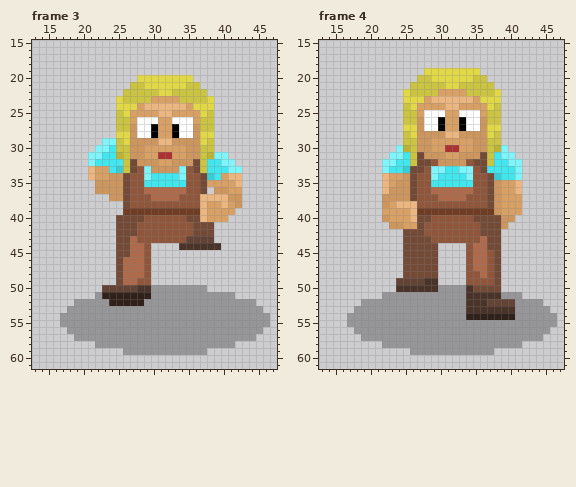
Pixel-art file -- First Day At The Dyrepark/Dyrepark/Sprites/Zoo Worker.aseprite. Above: the version before the commit.
64x64 pixels, 15 frames. Colours within 5 levels of each other are drawn and written as one. Shown: frame 3: x 13..47, y 15..61; frame 4: x 13..47, y 15..61. The commit also changed other frames, which this record leaves out.
The same view after the edit:
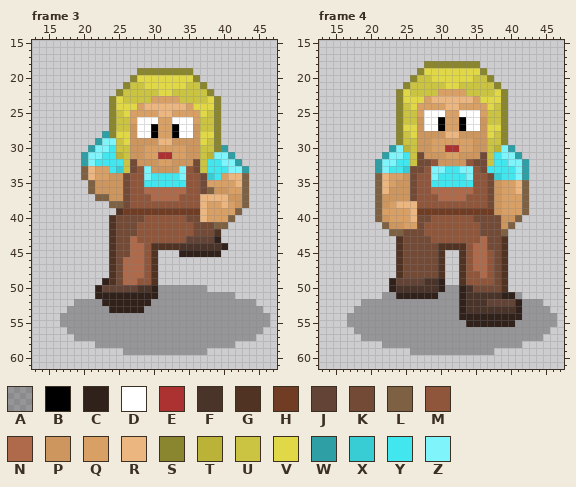
Palette (. is transparent): A #00000044  B #000000  C #30211a  D #ffffff  E #ac3232  F #4a3328  G #513324  H #703c23  J #624335  K #724a36  L #7e6142  M #8f563b  N #ae6a4a  P #cd965e  Q #d9a066  R #ecb680  S #8a8630  T #bab337  U #cbc442  V #e0d846  W #2e9fa4  X #38cdd4  Y #42e6ee  Z #7ff4fa
Diff:
layer "Layer 4" added
Changed rows in their new state; - is an unchanged pixel.
Frame 3, layer "Layer 4":
first column x 20:
19 --------SSSSSSSS--------
20 -------S--------S-------
21 ------S----------S------
22 -----S------------S-----
23 ----S--------------S----
24 ----S--------------S----
25 ----S--------------S----
26 ----S--------------S----
27 ----S--------------S----
28 ---WS--------------S----
29 --W----------------S----
30 -W-----------------SW---
31 W--------------------W--
32 W---------------------W-
33 L----------------------W
34 L----------------------L
35 -L---------------------L
36 -L----------------L----L
37 --LL-------------------L
38 ----LL-----------------L
39 -----G----------------L-
40 ----G----------------L--
41 ----G--------------LL---
42 ----G--------------G----
43 ----G--------------C----
44 ----G-----GGGG------C---
45 ----G-----G---CCCCCC----
46 ----G-----G-------------
47 ----G-----G-------------
48 ----G-----G-------------
49 ---CG-----G-------------
50 --C-------C-------------
51 --C-------C-------------
52 ---C-----C--------------
53 ----CCCCC---------------
Frame 4, layer "Layer 4":
first column x 21:
18 -------SSSSSSSS-------
19 ------S--------S------
20 -----S----------S-----
21 ----S------------S----
22 ---S--------------S---
23 ---S--------------S---
24 ---S--------------S---
25 ---S--------------S---
26 ---S--------------S---
27 ---S--------------S---
28 ---S--------------S---
29 ---S--------------S---
30 --W----------------W--
31 -W------------------W-
32 W--------------------W
33 W--------------------W
34 L--------------------W
35 L--------------------L
36 L--------------------L
37 L--------------------L
38 L--------------------L
39 L--------------------L
40 L-------------------L-
41 -L-----------------L--
42 --LL--------------L---
43 ---G--------------G---
44 ---G-----GGGG-----G---
45 ---G-----G--G-----G---
46 ---G-----G--G-----G---
47 ---G-----G--G-----G---
48 ---G-----G--G-----G---
49 --C------C--G-----G---
50 --C------C--C-----G---
51 ---CCCCCC---C-----CC--
52 ------------C-------C-
53 ------------C-------C-
54 ------------C-------C-
55 -------------CCCCCCC--
